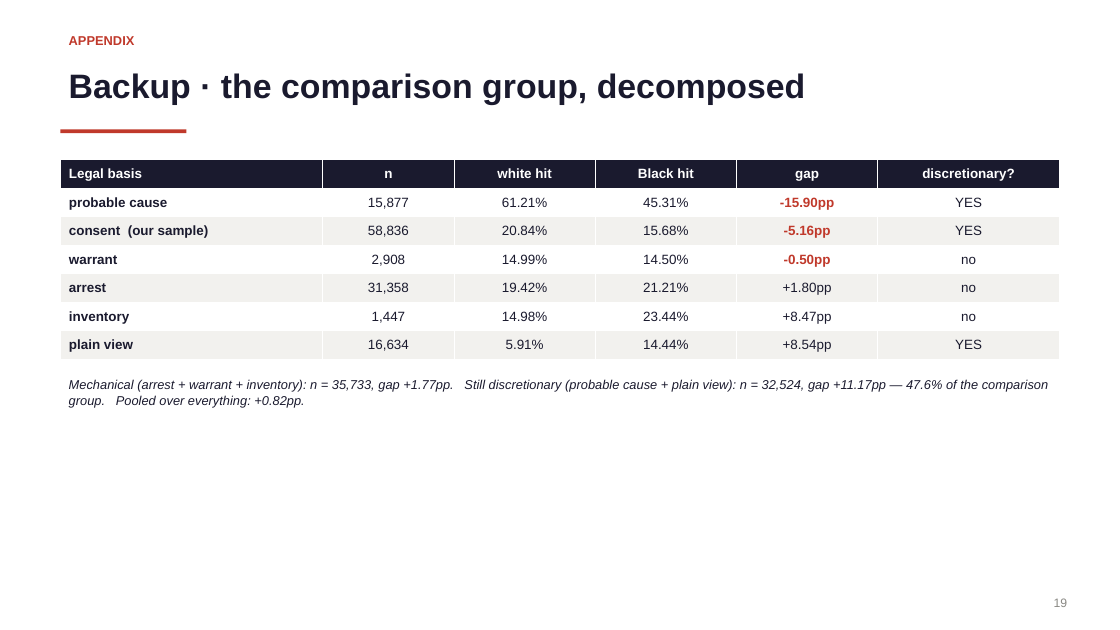
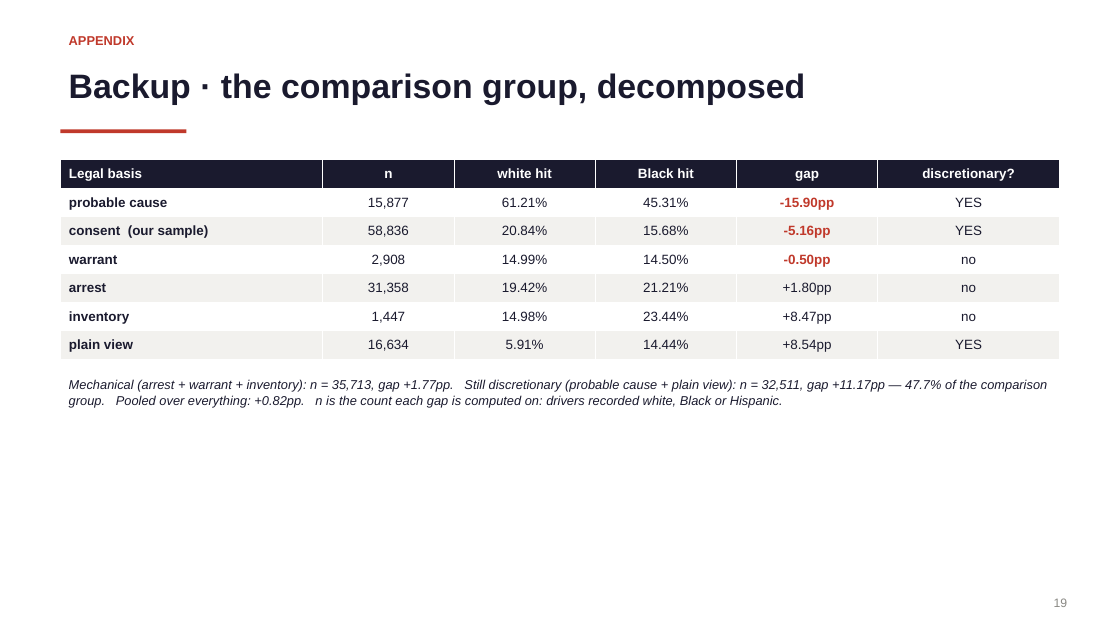
Before and after one commit to Anatole-JDM/ISAF-group-project, a slide deck: slide 19 of reports/ISAF_presentation.pptx. Drawn at 1120x630 pixels with LibreOffice and Linux fonts; fonts in the diff are those of the drawing. Boxes give left, top, right and bottom in pixels: in the first picture for what was removed or moved away, otherwise in the second. Text is boxed around its words. In the diff, an @@ line names an element or a change of style, - is before the commit and + after.

```diff
--- a/reports/ISAF_presentation.pptx
+++ b/reports/ISAF_presentation.pptx
@@ text at (69,379,1047,408): text changed @@
-Mechanical (arrest + warrant + inventory): n = 35,733, gap +1.77pp. Still discretionary (probable cause + plain view): n = 32,524, gap +11.17pp — 47.6% of the comparison group. Pooled over everything: +0.82pp.
+Mechanical (arrest + warrant + inventory): n = 35,713, gap +1.77pp. Still discretionary (probable cause + plain view): n = 32,511, gap +11.17pp — 47.7% of the comparison group. Pooled over everything: +0.82pp. n is the count each gap is computed on: drivers recorded white, Black or Hispanic.
```
Also in this commit, not shown: 4 other files.
